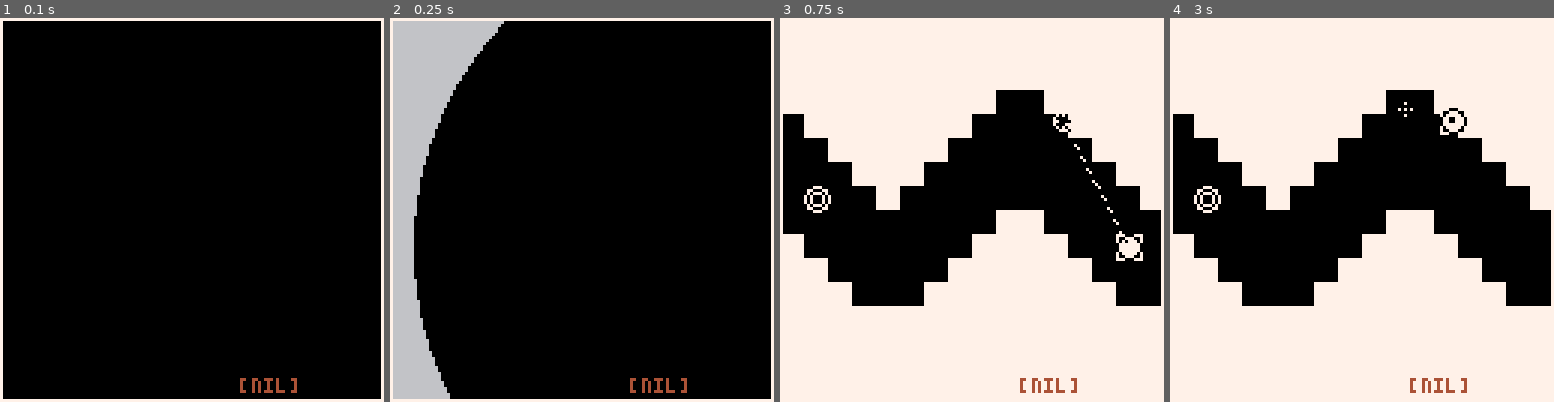
Above: before the commit, frames 1-4 (left to right).
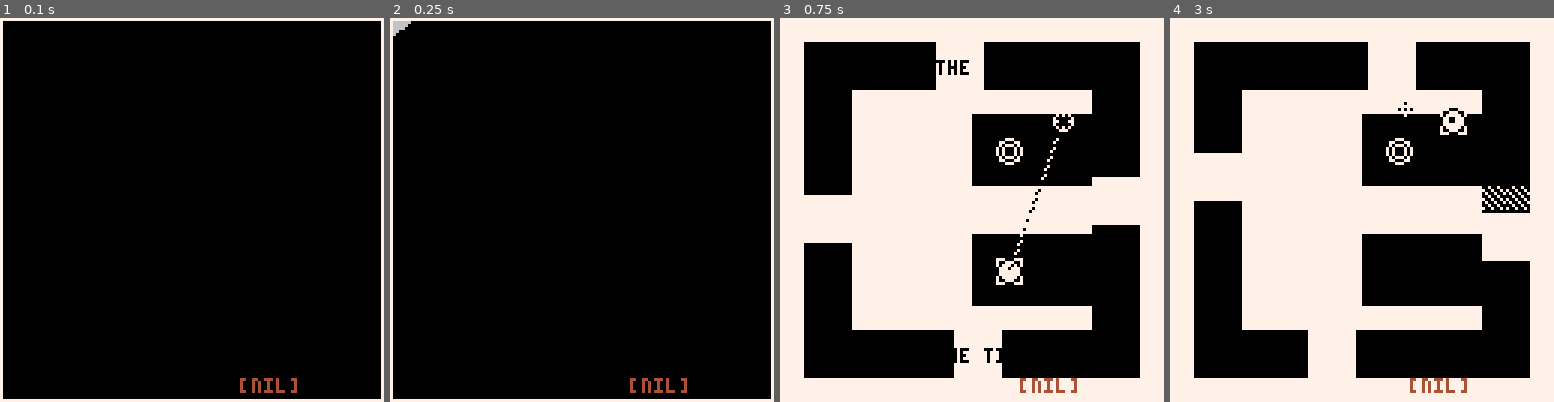
Above: after the commit, the same moments.

Repository: Mastoast/Pico_BaW
Game: PICO-8 cartridge baw.p8
Same seed, same stepped clock (60 frames per second), same inputs: the game is played once before the commit and once after it.
Inputs (mouse positions are in pixels of both pictures, inside the frame that each line leads up to):
- Up to frame 1 (0.1 s): no input
- Up to frame 2 (0.25 s): no input
- Up to frame 3 (0.75 s): tap X (X key) at 0.33 s; click (1060, 121) at 0.67 s; tap O (Z key) at 0.7 s
- Up to frame 4 (3 s): tap X (X key) at 1.07, 1.85, 2.97 s; click (1216, 267) at 1.22 s; tap O (Z key) every 0.4 s from 1.7 to 2.9 s; click (1277, 114) at 1.77 s; click (1342, 259) at 2.32 s; click (1404, 106) at 2.87 s

Frame 1 is identical in both runs. In frame 2, 11% of the frame differs, in the area x 0-30%, y 0-100%; in frame 3, 52%, in the area x 0-100%, y 6-94%; in frame 4, 52%.

Commit message:
Add level texts

Diff:
--- a/levels.lua
+++ b/levels.lua
@@ -4,23 +4,38 @@
 levels = {
     {
         map = {x = 0, y = 0},
-        shots = 1
+        shots = 1,
+        texts = {
+            {text="press 🅾️ to place waypoints", y = 15, color = 7},
+            {text="press ❎ to dash", y = 30, color = 7}}
     },
     {
         map = {x = 16, y = 0},
-        shots = 2
+        shots = 2,
+        texts = {
+            {text="avoid obstacles", y = 10, color = 7}}
     },
     {
         map = {x = 32, y = 0},
-        shots = 3
+        shots = 3,
+        texts = {
+            {text="press 🅾️ on the last", y = 110, color = 0},
+            {text="point to remove it", y = 118, color = 0}}
     },
     {
         map = {x = 48, y = 0},
-        shots = 3
+        shots = 3,
+        texts = {{text="you can't move your points", y = 14, color = 0},
+                {text="once you started to move", y = 6, color = 0},
+                {text="stay in the path", y = 110, color = 0}}
     },
     {
         map = {x = 64, y = 0},
         shots = 3,
+        texts = {
+            {text="once you moved", y = 90, color = 0},
+            {text="press 🅾️ to", y = 98, color = 0},
+            {text="restart", y = 106, color = 0}},
         init = function()
             local rect1 = create(rectangle, 3*8, 5*8, 8, 40)
             rect1.update = update_move_y
@@ -43,6 +58,9 @@
     {
         map = {x = 96, y = 0},
         shots = 10,
+        texts = {
+            {text="get the timing", y = 14, color = 0},
+            {text="get the timing", y = 110, color = 0}},
         init = function()
             local rect1 = create(rectangle, 13*8, 1*8, 16, 16)
             rect1.update = update_rotate
--- a/main.lua
+++ b/main.lua
@@ -12,7 +12,7 @@
     shake = 0
     infade = 0
     fade_time = 40
-    current_level = 4
+    current_level = 7
     printable = nil
     load_level(current_level)
 end
@@ -62,9 +62,15 @@
     -- draw player last
 	if ply then ply:draw() end
 
+    -- draw level text
+    if levels[current_level].texts and ply.state < 2 then
+        for item in all(levels[current_level].texts) do
+            print_centered(item.text, 0, item.y, item.color)
+        end
+    end
+
     -- draw cursor
     draw_cursor()
-    -- draw points left
 
     -- draw fades
     if infade != fade_time then
@@ -93,3 +99,8 @@
 function lerp(start,finish,t)
     return mid(start,start*(1-t)+finish*t,finish)
 end
+
+-- print at center
+function print_centered(str, offset_x, y, col)
+    print(str, 64 - (#str * 2) + offset_x, y, col)
+end
